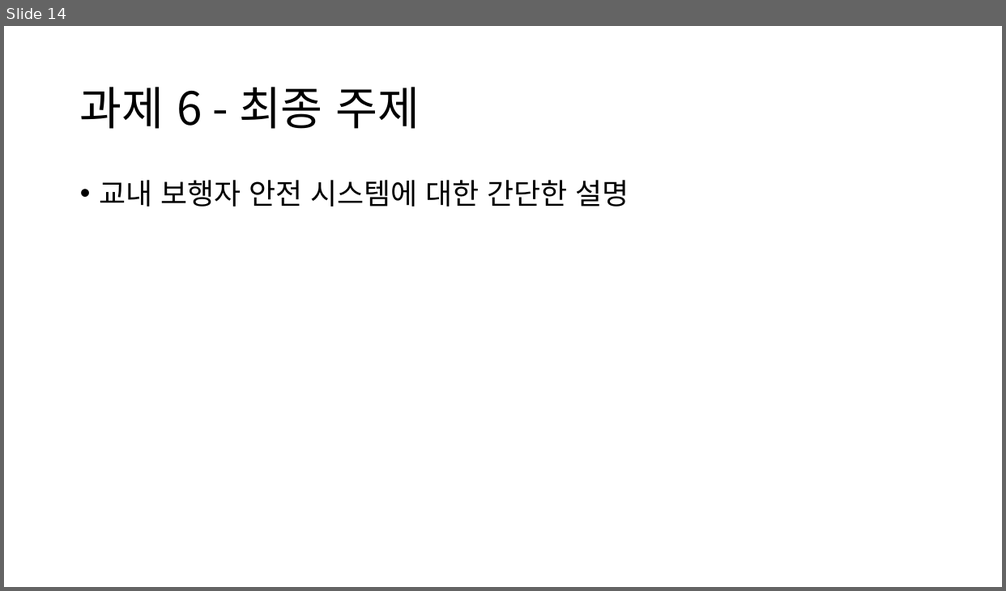
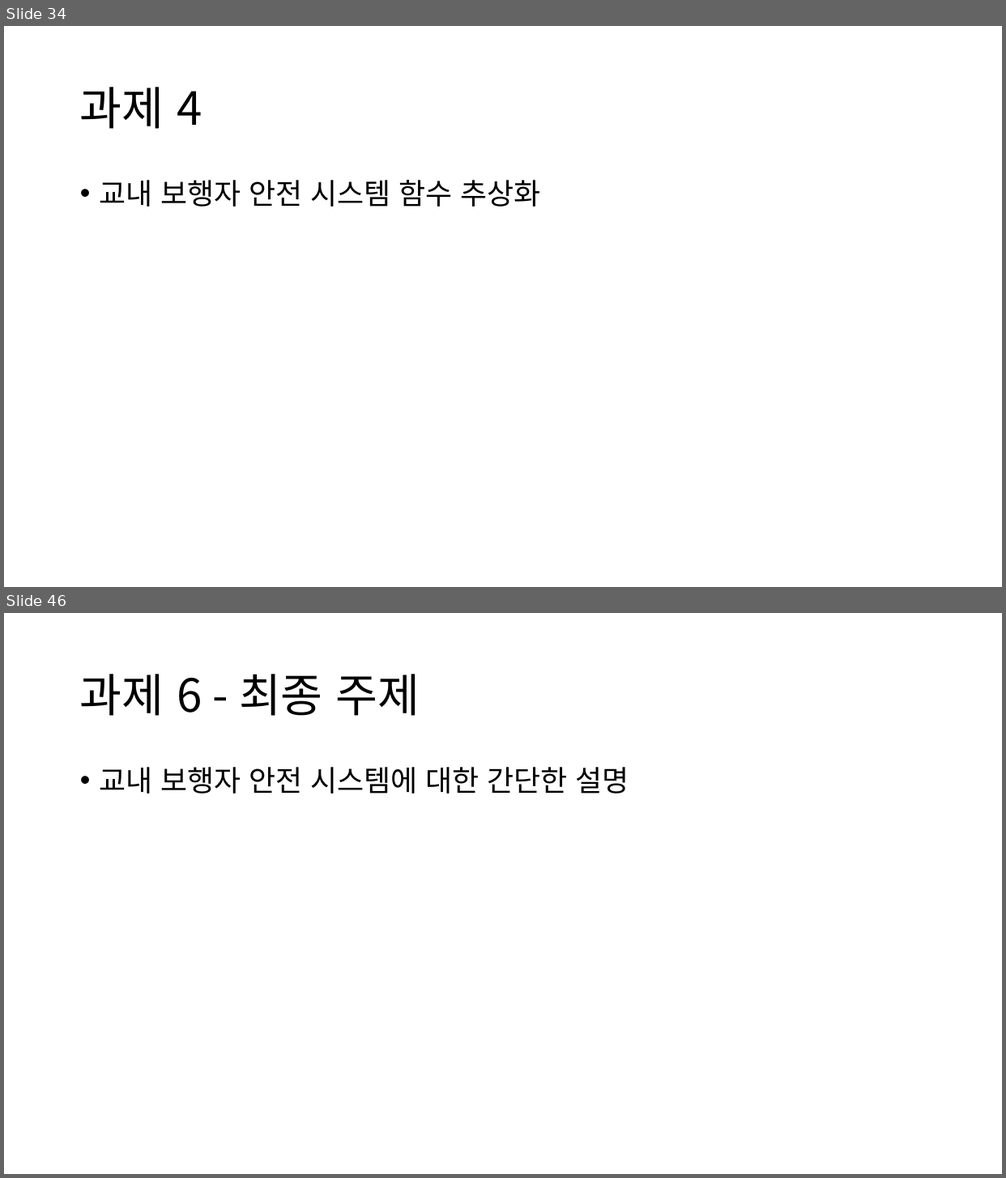
Before and after one commit to TUK-pedestrianSafety/document, a slide deck: ppt/소프트웨어 응용설계 발표자료.pptx. Shown one above the other, each under a label of ours: slide 14 before the commit, slides 34 and 46 after it; the slides between them are not shown. The pictures are 1006x591 and 1006x1178 pixels, drawn with LibreOffice and Linux fonts; fonts in the diff are those of the drawing. Boxes give left, top, right and bottom in pixels: in the first picture for what was removed or moved away, otherwise in the second. Text is boxed around its words. In the diff, an @@ line names an element or a change of style, - is before the commit and + after.

```diff
--- a/ppt/소프트웨어 응용설계 발표자료.pptx
+++ b/ppt/소프트웨어 응용설계 발표자료.pptx
@@ slide 34 added at (4, 26, 1002, 587), background #FFFFFF @@
@@ title added at (80, 87, 202, 129), 44 pt, text #000000 @@
+과제 4
@@ text added at (99, 180, 540, 207), 28 pt, text #000000 @@
+• 교내 보행자 안전 시스템 함수 추상화
@@ what was slide 14 is now slide 46 @@
```
Also in this commit, not shown: 12 slides changed, 31 other slides added, 3 other files.
